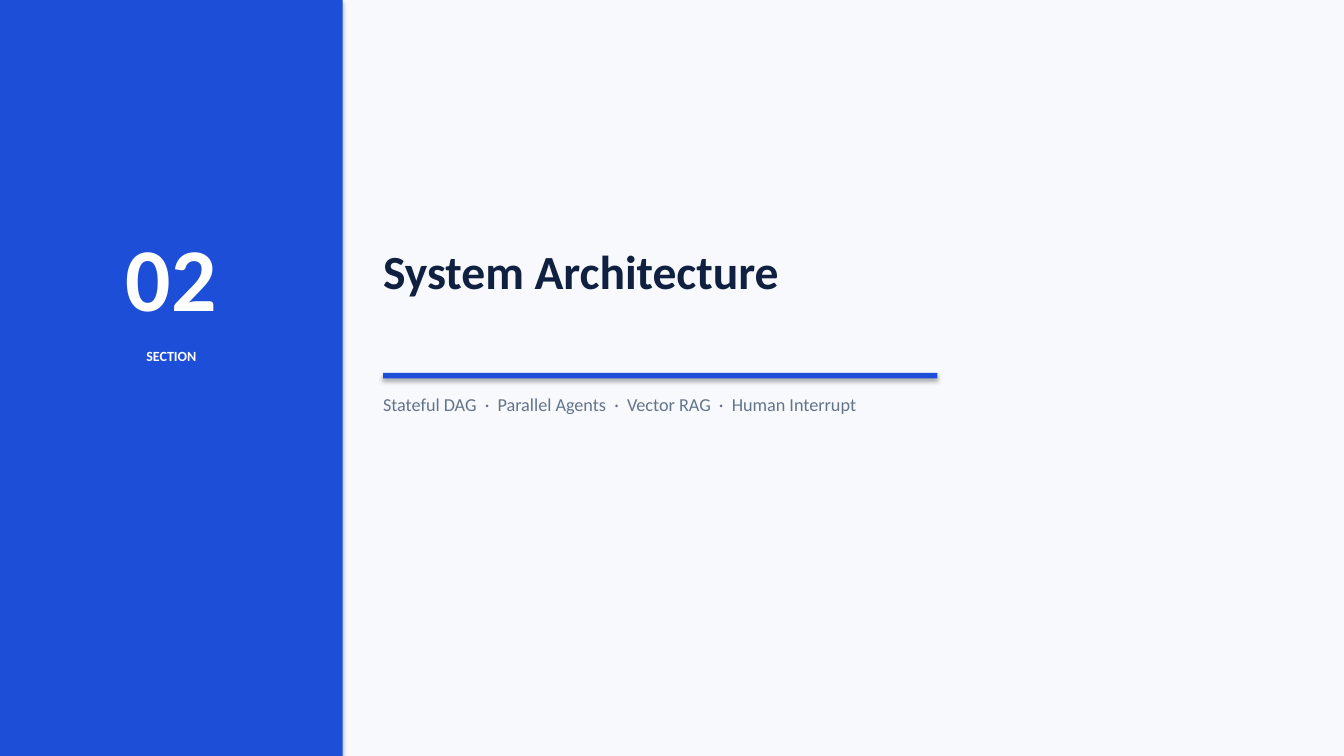
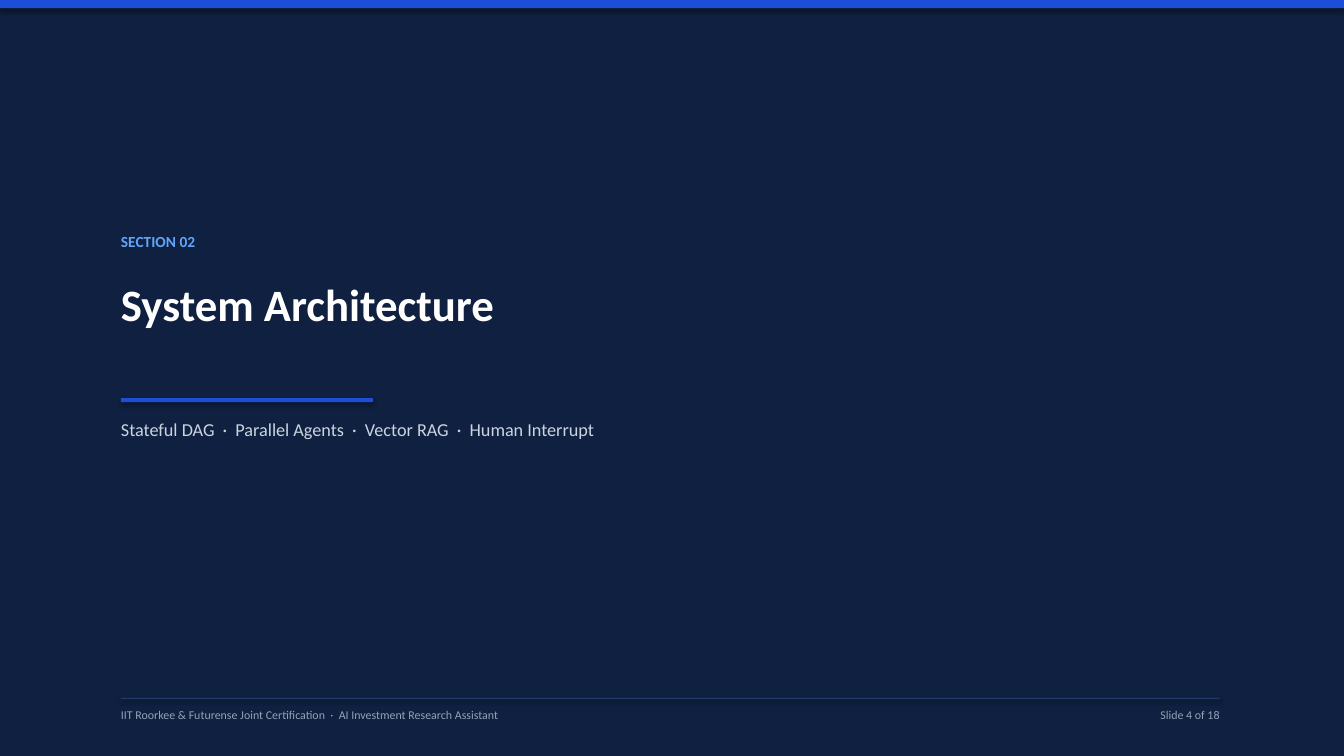
Before and after one commit to SagarTrimukhe/ai-investment-research-assistant, a slide deck: slide 4 of CAPSTONE_PROJECT_PRESENTATION.pptx. Drawn at 1344x756 pixels with LibreOffice and Linux fonts; fonts in the diff are those of the drawing. Boxes give left, top, right and bottom in pixels: in the first picture for what was removed or moved away, otherwise in the second. Text is boxed around its words. In the diff, an @@ line names an element or a change of style, - is before the commit and + after.

Commit message:
design: streamline presentation to clean, simple bullet format with executive styling

```diff
--- a/CAPSTONE_PROJECT_PRESENTATION.pptx
+++ b/CAPSTONE_PROJECT_PRESENTATION.pptx
@@ rectangle at [0, 0, 1344, 756]: fill #F7F9FC to #0F2040 @@
@@ rectangle: place and size @@
-rectangle at [0, 0, 343, 756]
+rectangle at [0, 0, 1344, 8]
@@ text at [121, 237, 196, 247]: text changed; size 64 to 11 pt; text colour #FFFFFF to #60A5FA @@
-02
+SECTION 02
@@ text "System Architecture": place and size @@
-text "System Architecture" at [383, 255, 779, 297]
+text "System Architecture" at [121, 289, 494, 328]
@@ text "System Architecture" at [121, 289, 494, 328]: size 34 to 32 pt, text colour #0F2040 to #FFFFFF @@
@@ text removed at [146, 352, 196, 361] @@
-SECTION
@@ rectangle removed at [383, 373, 938, 379] @@
@@ text "Stateful DAG · Parallel Agents ...": place and size @@
-text "Stateful DAG · Parallel Agents ..." at [383, 398, 856, 414]
+text "Stateful DAG · Parallel Agents ..." at [121, 423, 594, 439]
@@ text "Stateful DAG · Parallel Agents ..." at [121, 423, 594, 439]: text colour #64748B to #CBD5E1 @@
@@ rectangle added at [121, 398, 373, 402], fill #1D4ED8 @@
@@ rectangle added at [121, 698, 1220, 699], fill #1E3A66 @@
@@ text added at [121, 711, 498, 719], 8.5 pt, text #94A3B8 @@
+IIT Roorkee & Futurense Joint Certification · AI Investment Research Assistant
@@ text added at [1160, 711, 1219, 719], 8.5 pt, text #94A3B8 @@
+Slide 4 of 18
```
Also in this commit, not shown: 15 other slides changed, 2 slides added, 2 slides removed.
